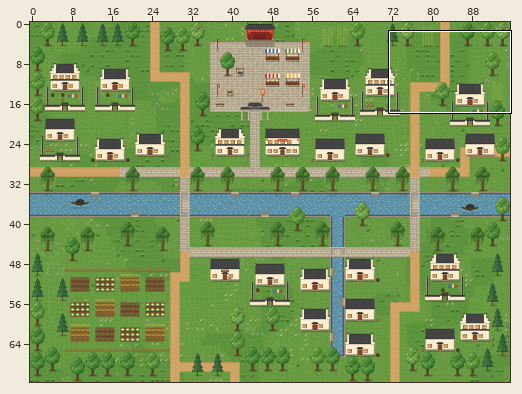
A Tiled map gets an edit: assets/resources/maps/jiangnan.tmx. The picture above shows the old version from afar; the outline marks the close-up.
Close-up. As it was:
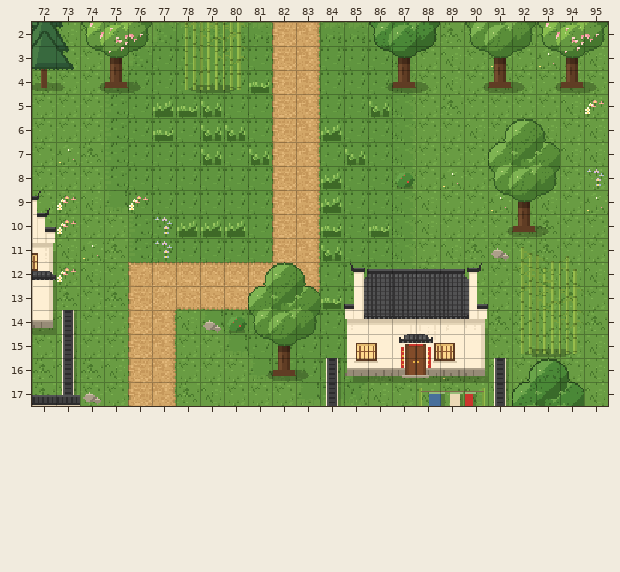
Cells are 16x16 px. Shown: x 72..95, y 2..17. The commit also changed other parts of the map, which this record leaves out.
After the commit:
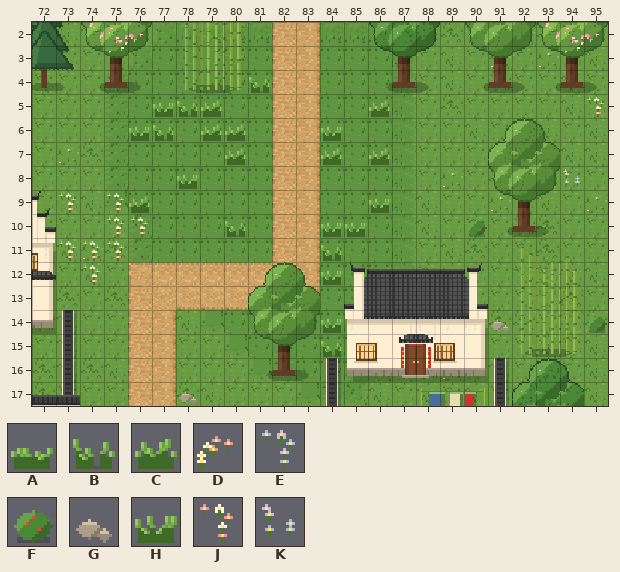
Key: from "town": A 475, B 476, C 477, D 479, E 480, F 481, G 482, H 486, J 488, K 489.
_ is an empty cell, . an unchanged one.
What changed:
--- layer "deco"
@@ x 73..95 @@
- 4 ........A..............
- 5 ....CAB......B........D
- 6 ..._A.BB...C...........
- 7 ......B_B.._B_.........
- 8 ....._.....C..F......_E
- 9 D._D.......C._.........
-10 D.__ECCC...A_A..._.....
-11 ___.E.............G....
-12 D_........._...........
-13 ...........A...........
-14 ......GF..._......_..._
-15 ..........._...........
+ 4 ........B..............
+ 5 ....HBC......C........J
+ 6 ...HB.CC...H...........
+ 7 ......_C_..C_C.........
+ 8 .....H....._.._......K_
+ 9 J.JC......._.H.........
+10 _.JJ___B...HH_...F.....
+11 JJJ._............._....
+12 _J.........H...........
+13 ..........._...........
+14 ......__...H......G...F
+15 ...........B...........
@@ x 74..78 @@
-17 G..._
+17 _...G
